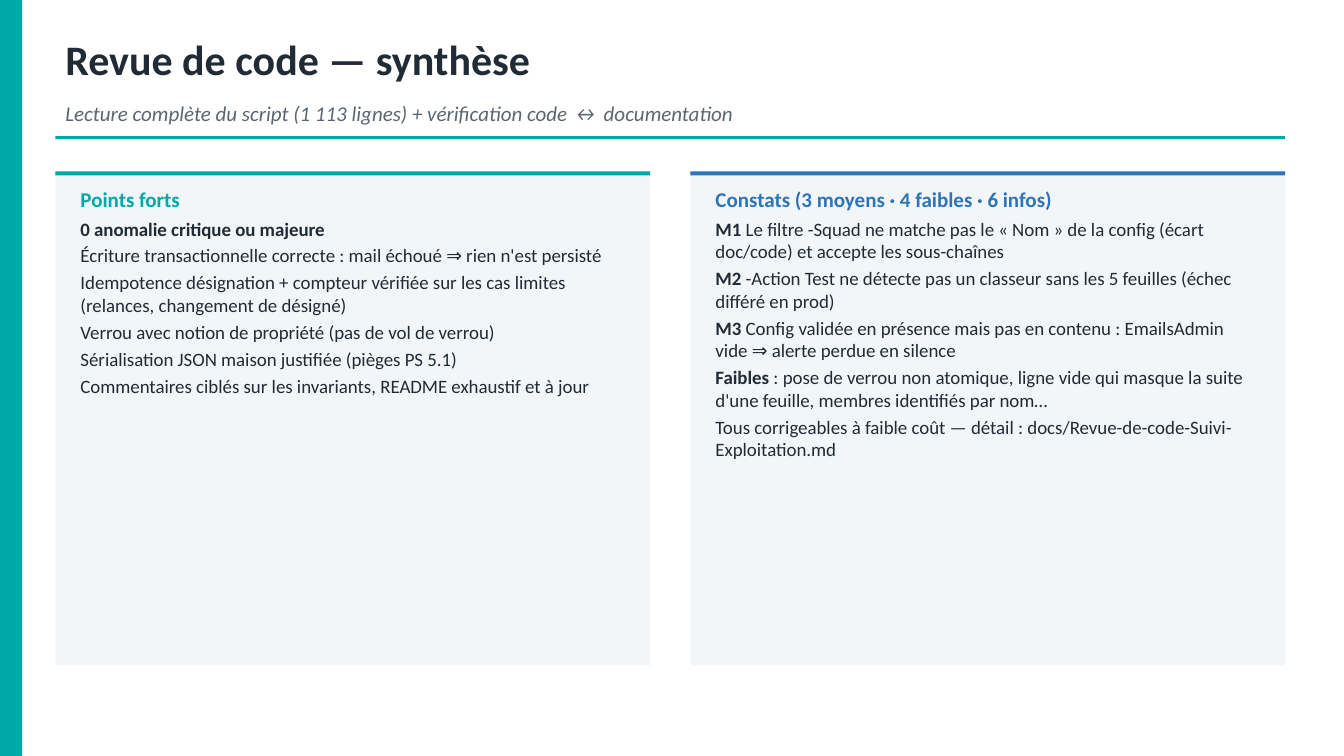
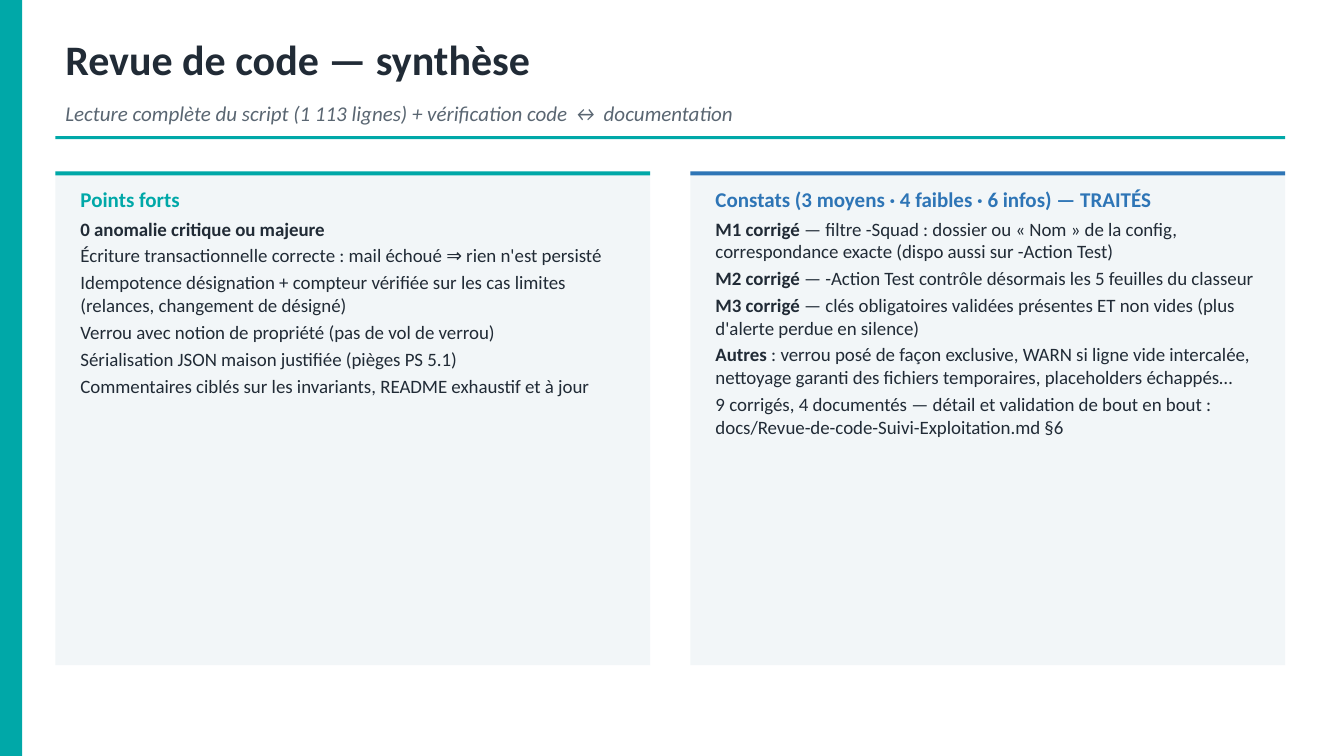
Before and after one commit to lucasyessad/mon_env, a slide deck: slide 12 of docs/Presentation-Suivi-Exploitation.pptx. Drawn at 1344x756 pixels with LibreOffice and Linux fonts; fonts in the diff are those of the drawing. Boxes give left, top, right and bottom in pixels: in the first picture for what was removed or moved away, otherwise in the second. Text is boxed around its words. In the diff, an @@ line names an element or a change of style, - is before the commit and + after.

```diff
--- a/docs/Presentation-Suivi-Exploitation.pptx
+++ b/docs/Presentation-Suivi-Exploitation.pptx
@@ text at [715, 189, 1253, 437]: text changed @@
-Constats (3 moyens · 4 faibles · 6 infos)
-M1 Le filtre -Squad ne matche pas le « Nom » de la config (écart doc/code) et accepte les sous-chaînes
-M2 -Action Test ne détecte pas un classeur sans les 5 feuilles (échec différé en prod)
-M3 Config validée en présence mais pas en contenu : EmailsAdmin vide ⇒ alerte perdue en silence
-Faibles : pose de verrou non atomique, ligne vide qui masque la suite d'une feuille, membres identifiés par nom…
-Tous corrigeables à faible coût — détail : docs/Revue-de-code-Suivi-Exploitation.md
+Constats (3 moyens · 4 faibles · 6 infos) — TRAITÉS
+M1 corrigé — filtre -Squad : dossier ou « Nom » de la config, correspondance exacte (dispo aussi sur -Action Test)
+M2 corrigé — -Action Test contrôle désormais les 5 feuilles du classeur
+M3 corrigé — clés obligatoires validées présentes ET non vides (plus d'alerte perdue en silence)
+Autres : verrou posé de façon exclusive, WARN si ligne vide intercalée, nettoyage garanti des fichiers temporaires, placeholders échappés…
+9 corrigés, 4 documentés — détail et validation de bout en bout : docs/Revue-de-code-Suivi-Exploitation.md §6
```
Also in this commit, not shown: 3 other slides changed, 5 other files.
